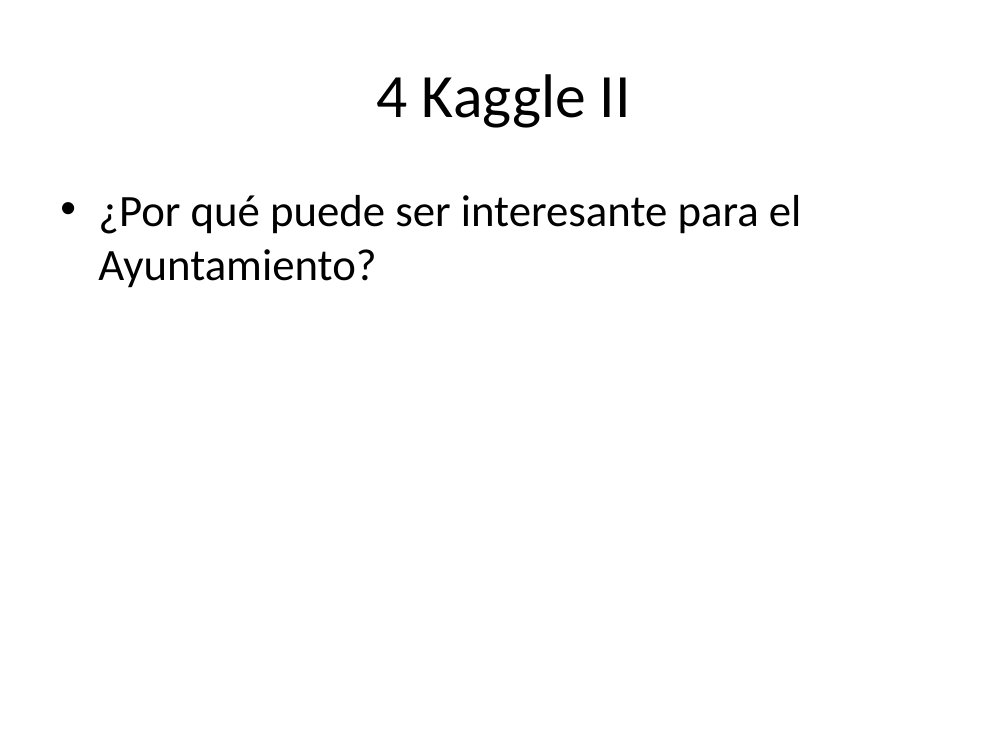
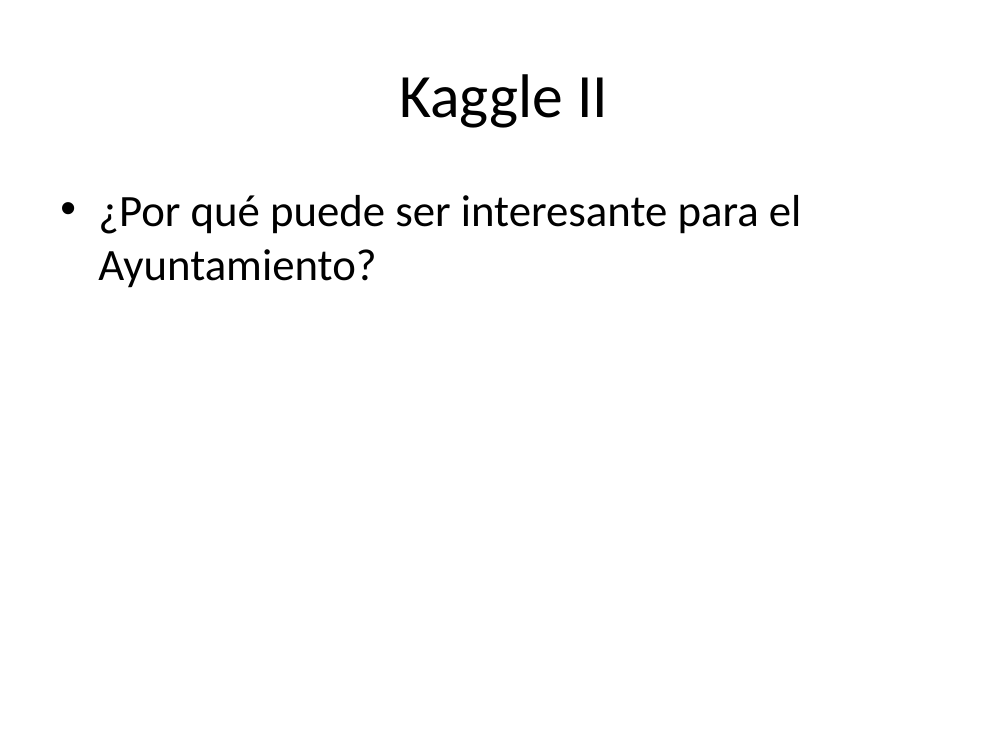
Before and after one commit to santiagomota/datos-madrid-presentacion, a slide deck: slide 12 of docs/index.pptx. Drawn at 1008x756 pixels with LibreOffice and Linux fonts; fonts in the diff are those of the drawing. Boxes give left, top, right and bottom in pixels: in the first picture for what was removed or moved away, otherwise in the second. Text is boxed around its words. In the diff, an @@ line names an element or a change of style, - is before the commit and + after.

```diff
--- a/docs/index.pptx
+++ b/docs/index.pptx
@@ title at (400,74,608,128): text changed @@
-4 Kaggle II
+Kaggle II
```
Also in this commit, not shown: 2 other slides changed, 2 other files.
